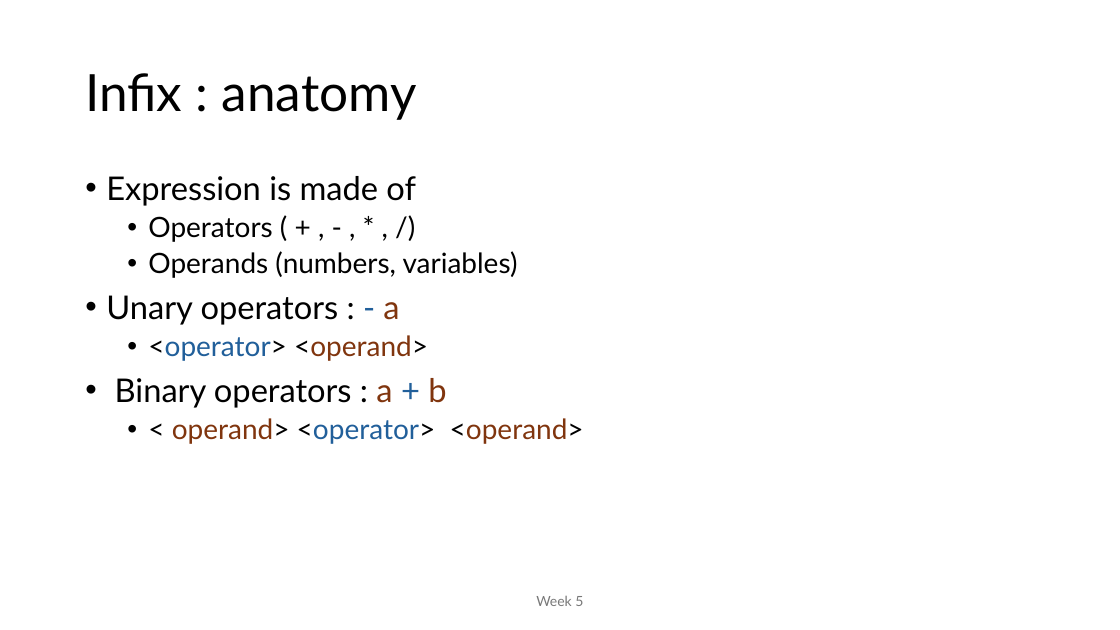
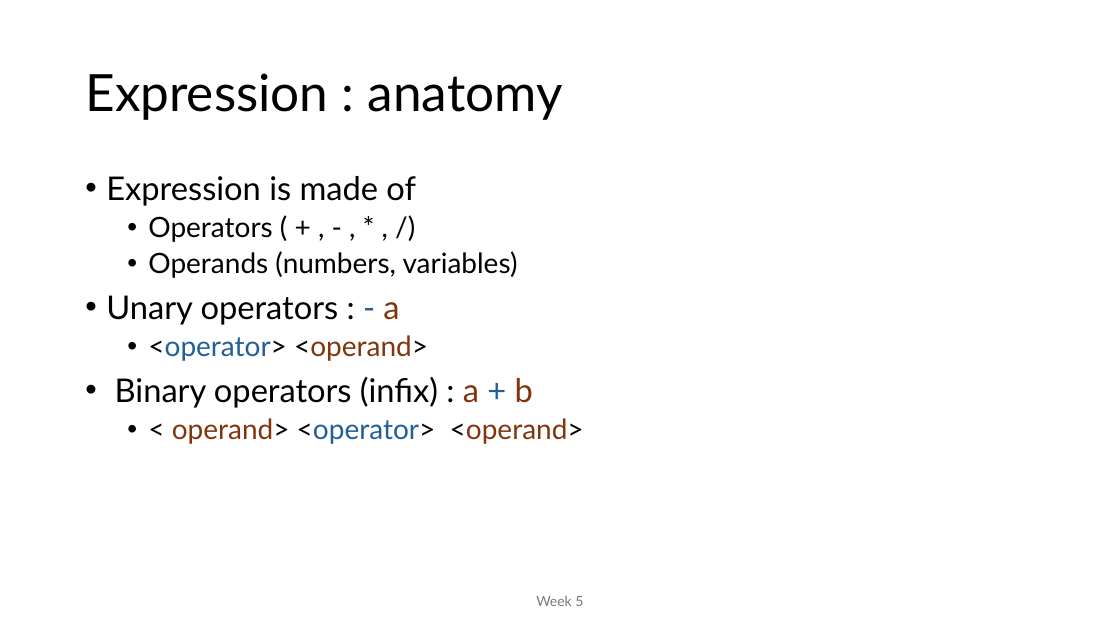
Before and after one commit to MoklaEducation/ems_winter_2025_acsl101, a slide deck: slide 29 of all/ExploringCSConceptsViaACSLCompetitions_all.pptx. Drawn at 1120x630 pixels with LibreOffice and Linux fonts; fonts in the diff are those of the drawing. Boxes give left, top, right and bottom in pixels: in the first picture for what was removed or moved away, otherwise in the second. Text is boxed around its words. In the diff, an @@ line names an element or a change of style, - is before the commit and + after.

```diff
--- a/all/ExploringCSConceptsViaACSLCompetitions_all.pptx
+++ b/all/ExploringCSConceptsViaACSLCompetitions_all.pptx
@@ title at <box>85,73,563,120</box>: text changed @@
-Infix : anatomy
+Expression : anatomy
@@ text at <box>115,377,533,408</box>: text changed @@
-• Binary operators : a + b
+• Binary operators (infix) : a + b
```
Also in this commit, not shown: 9 other slides changed, 1 other file.
